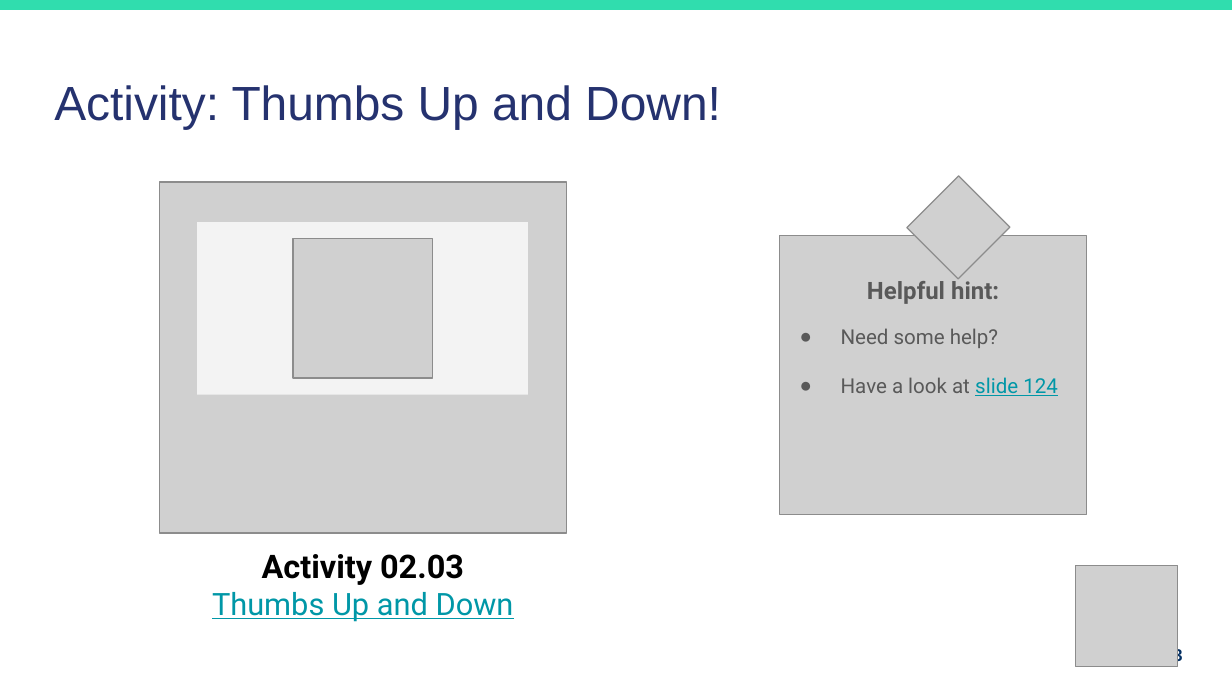
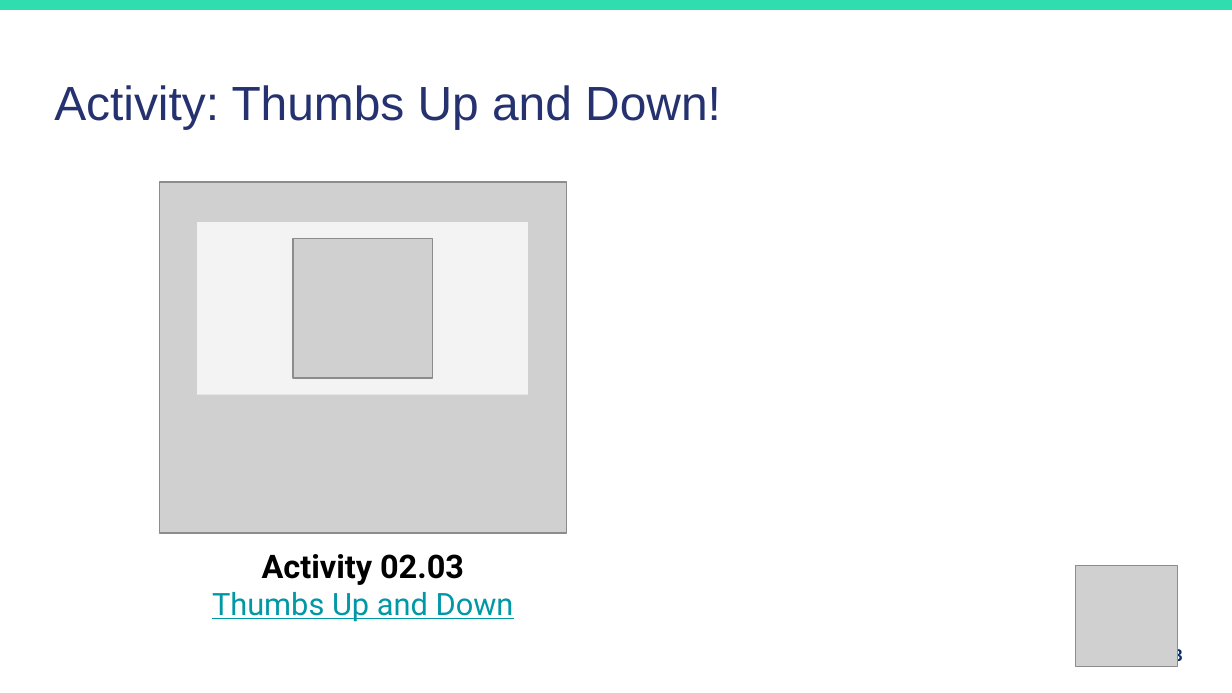
Before and after one commit to duari132/6iec-intermediate-coding, a slide deck: slide 123 of Lesson-2-Integers-and-Strings/Lesson-2-Integers-and-Strings.pptx. Drawn at 1232x693 pixels with LibreOffice and Linux fonts; fonts in the diff are those of the drawing; grey boxes stand for pictures. Boxes give left, top, right and bottom in pixels: in the first picture for what was removed or moved away, otherwise in the second. Text is boxed around its words. In the diff, an @@ line names an element or a change of style, - is before the commit and + after.

```diff
--- a/Lesson-2-Integers-and-Strings/Lesson-2-Integers-and-Strings.pptx
+++ b/Lesson-2-Integers-and-Strings/Lesson-2-Integers-and-Strings.pptx
@@ picture removed at bbox=[906, 176, 1009, 279] @@
@@ picture removed at bbox=[780, 235, 1087, 514] @@
@@ text removed at bbox=[867, 278, 999, 304] @@
-Helpful hint:
@@ text removed at bbox=[841, 328, 1058, 396] @@
-● Need some help?
-● Have a look at slide 124
```
Also in this commit, not shown: 5 other slides changed.
